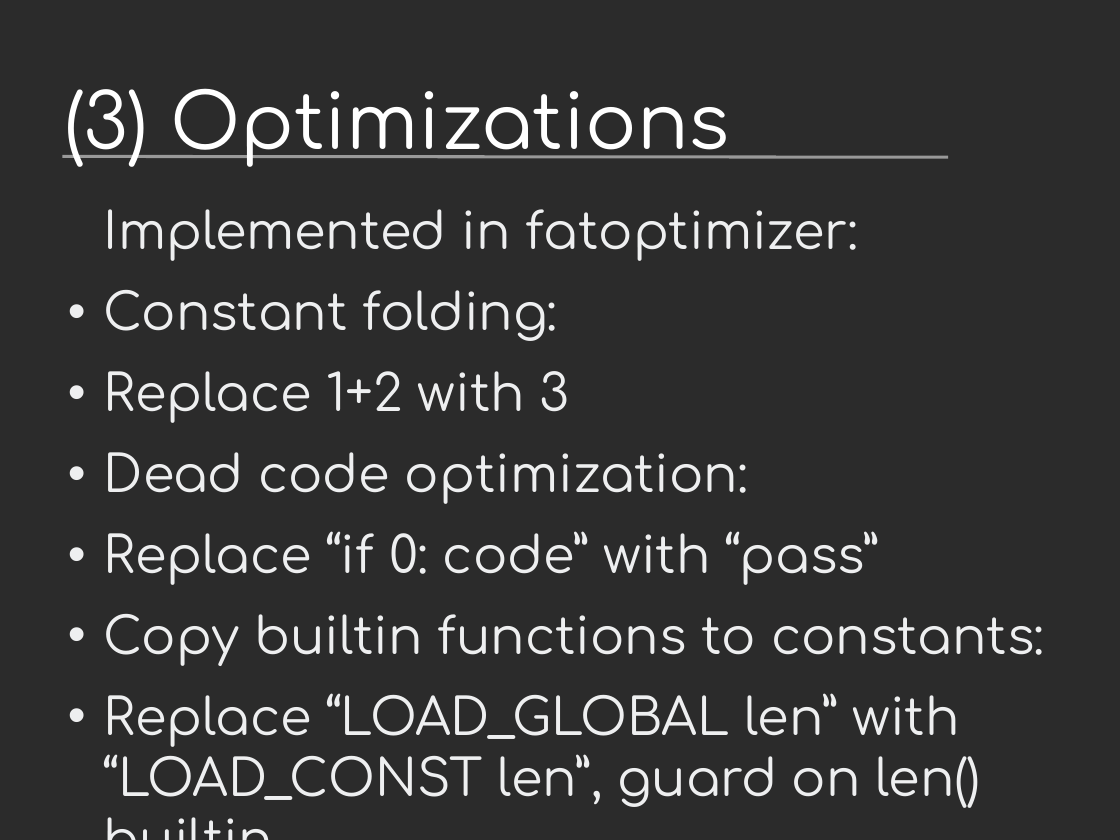
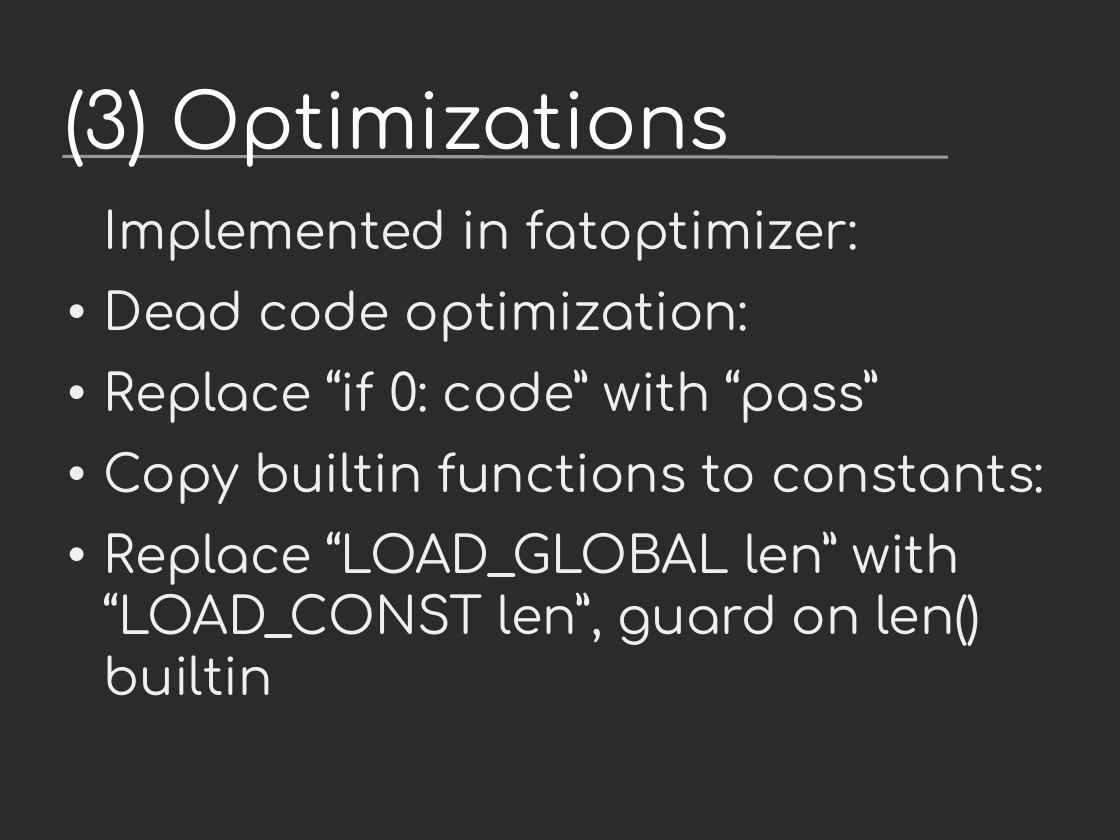
Before and after one commit to vstinner/talks, a slide deck: slide 25 of 2016-FOSDEM/fat_python.odp (slide 21 before the commit). Drawn at 1120x840 pixels with LibreOffice and Linux fonts; fonts in the diff are those of the drawing; background and template pictures are left out; a plain dark background stands for a picture behind light text. Boxes give left, top, right and bottom in pixels: in the first picture for what was removed or moved away, otherwise in the second. Text is boxed around its words. In the diff, an @@ line names an element or a change of style, - is before the commit and + after.

```diff
--- a/2016-FOSDEM/fat_python.odp
+++ b/2016-FOSDEM/fat_python.odp
@@ text at (x1=104, y1=290, x2=570, y2=423): paragraphs removed @@
-• Constant folding:
-• Replace 1+2 with 3
```
Also in this commit, not shown: 8 other slides changed, 6 slides added, 2 slides removed.
